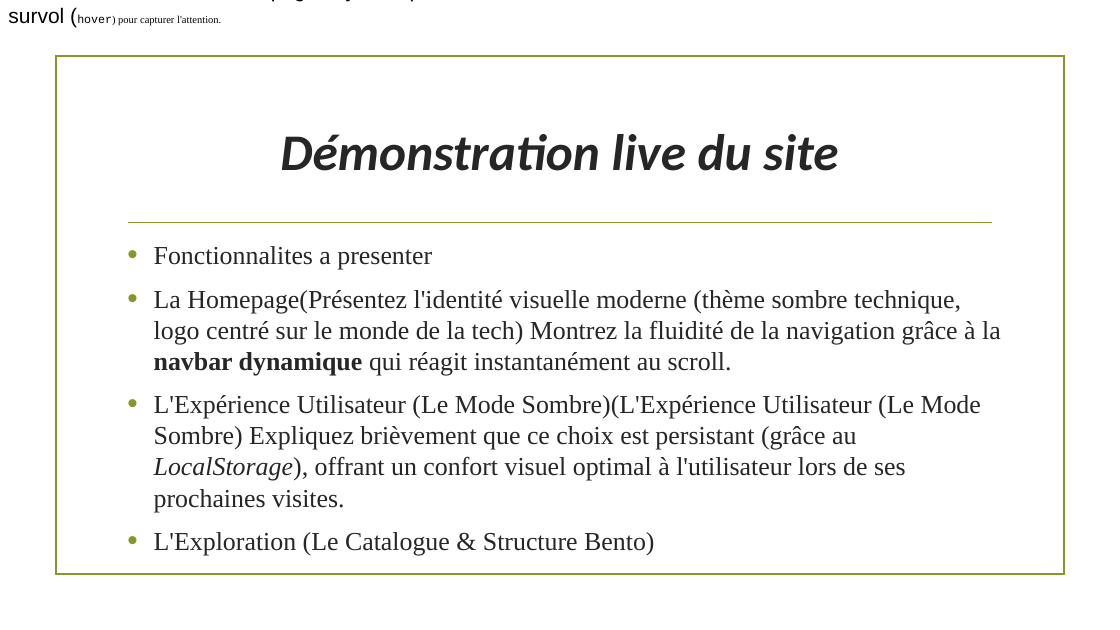
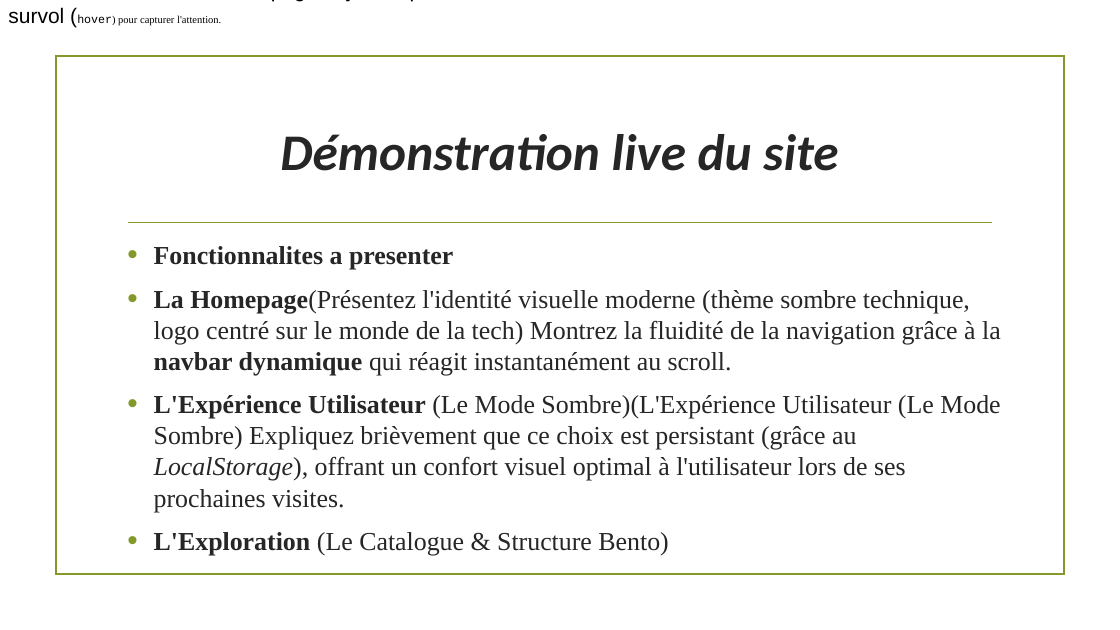
Before and after one commit to Mouhamed5375/FALL-MOUHAMED-AfriTalent, a slide deck: slide 13 of Docs/MOUHAMED_FALL_Presentation.pptx. Drawn at 1120x630 pixels with LibreOffice and Linux fonts; fonts in the diff are those of the drawing; background and template pictures are left out. Boxes give left, top, right and bottom in pixels: in the first picture for what was removed or moved away, otherwise in the second. Text is boxed around its words. In the diff, an @@ line names an element or a change of style, - is before the commit and + after.

Commit message:
Déploiement: je redeployais le site et le modification du power point

```diff
--- a/Docs/MOUHAMED_FALL_Presentation.pptx
+++ b/Docs/MOUHAMED_FALL_Presentation.pptx
@@ text "Fonctionnalites a presenter" at (154, 246, 1001, 556): bold on in "Fonctionnalites a presenter", "La Homepage(Présentez", "L'Expérience Utilisateur", "L'Exploration" @@
```
Also in this commit, not shown: 3 other slides changed, 5 other files.
